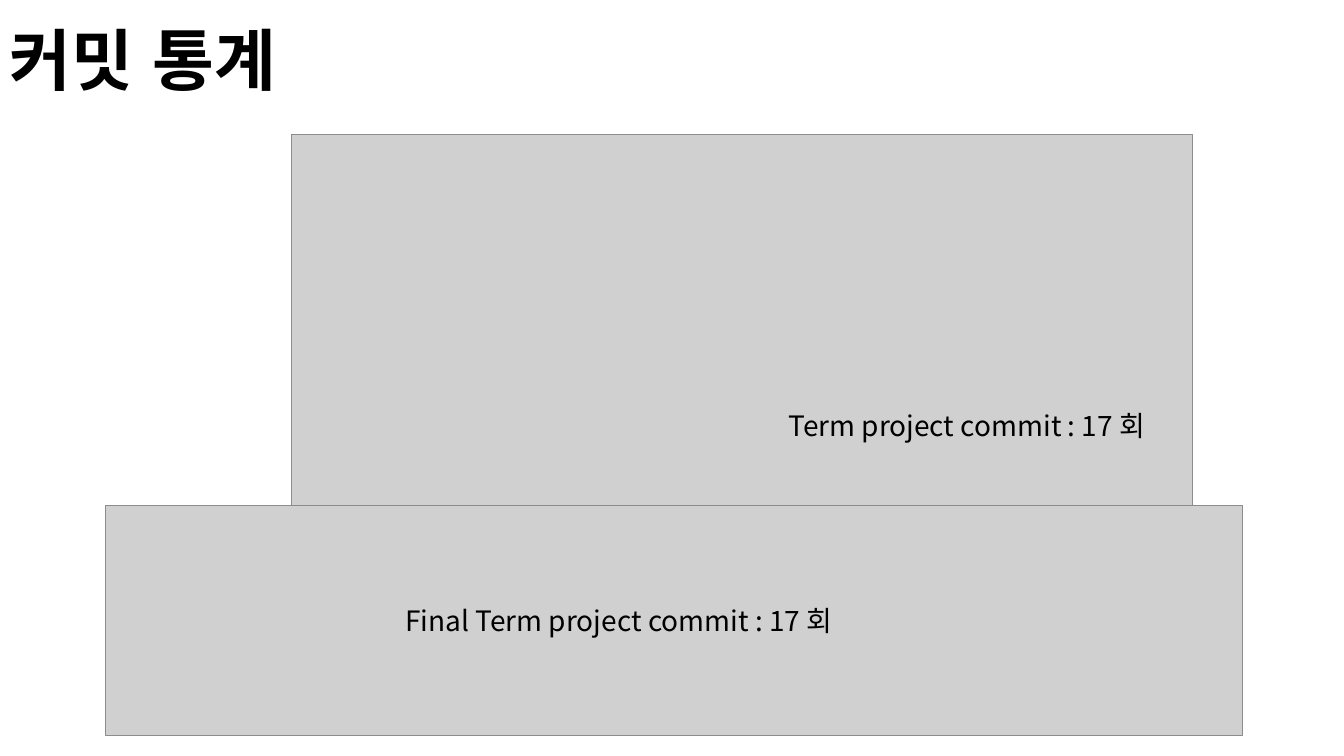
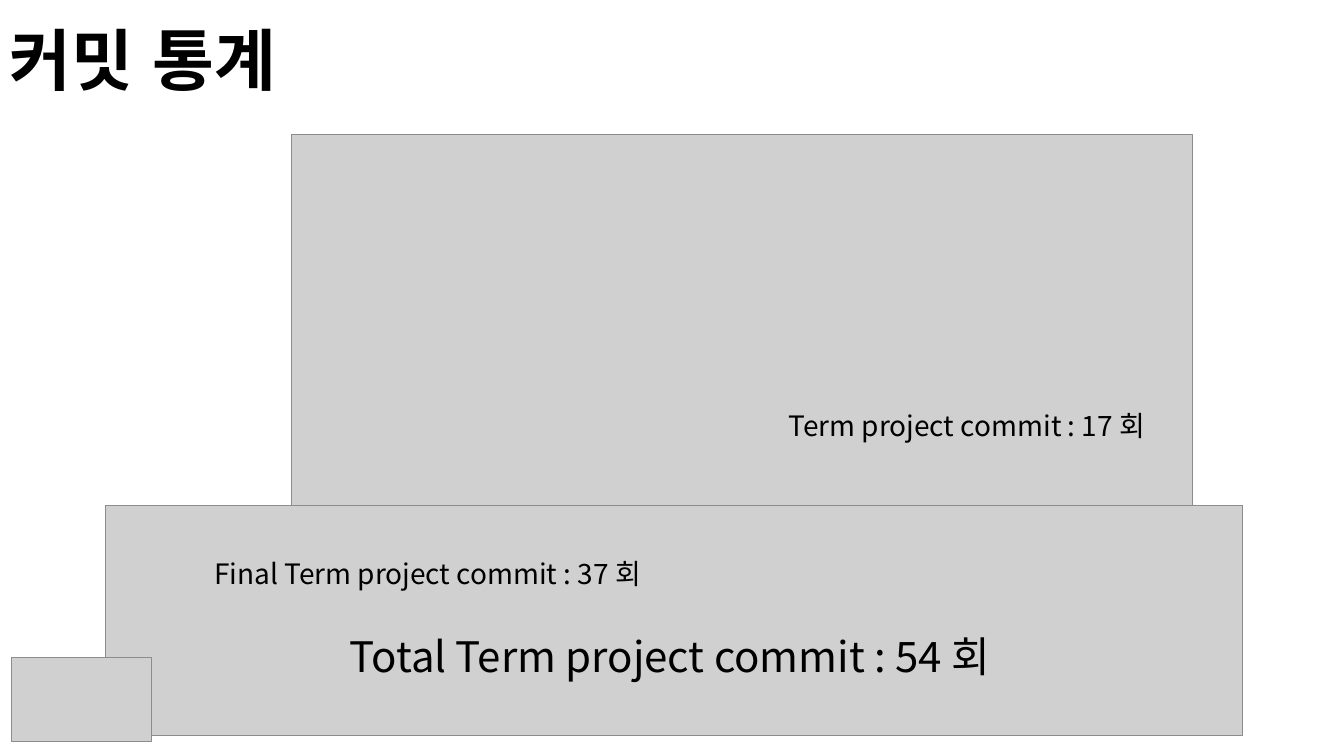
Before and after one commit to HaneulYun/bubble-bobble, a slide deck: slide 5 of proposal/프레젠테이션3.pptx. Drawn at 1344x756 pixels with LibreOffice and Linux fonts; fonts in the diff are those of the drawing; grey boxes stand for pictures; background and template pictures are left out. Boxes give left, top, right and bottom in pixels: in the first picture for what was removed or moved away, otherwise in the second. Text is boxed around its words. In the diff, an @@ line names an element or a change of style, - is before the commit and + after.

```diff
--- a/proposal/프레젠테이션3.pptx
+++ b/proposal/프레젠테이션3.pptx
@@ text at (214, 561, 642, 591): text changed @@
-Final Term project commit : 17 회
+Final Term project commit : 37 회
@@ picture added at (12, 657, 151, 741) @@
@@ text added at (350, 637, 991, 682), 30 pt, text #000000 @@
+Total Term project commit : 54 회
```
Also in this commit, not shown: 5 other slides changed, 2 slides added, 10 other files.
